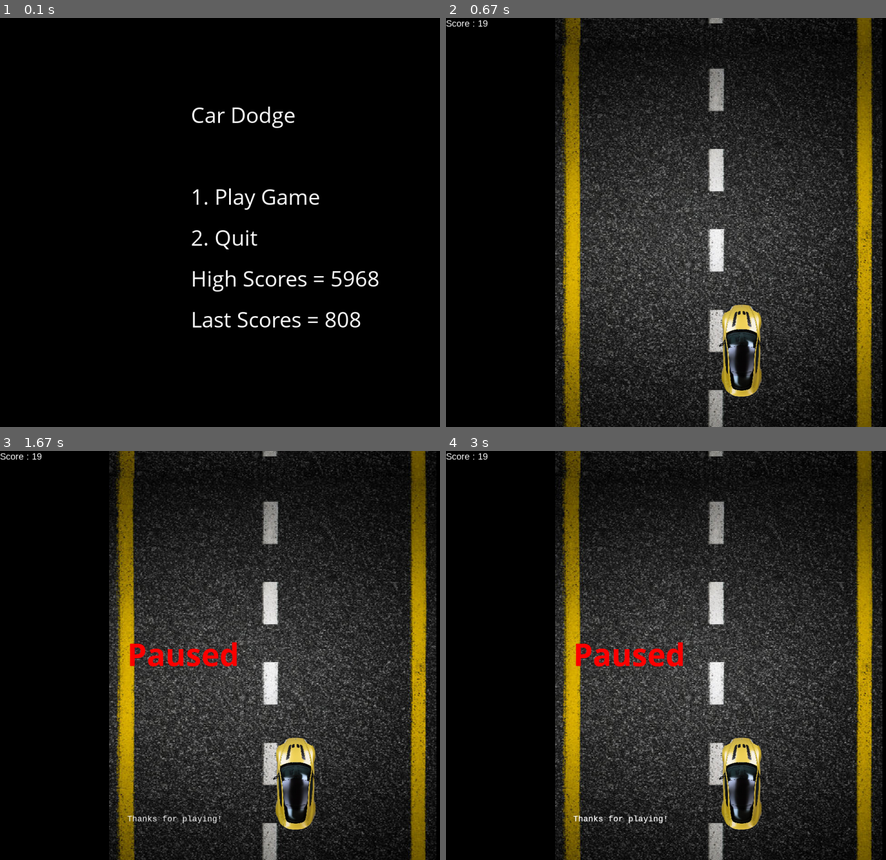
Above: before the commit, frames 1-4 (two rows, left to right).
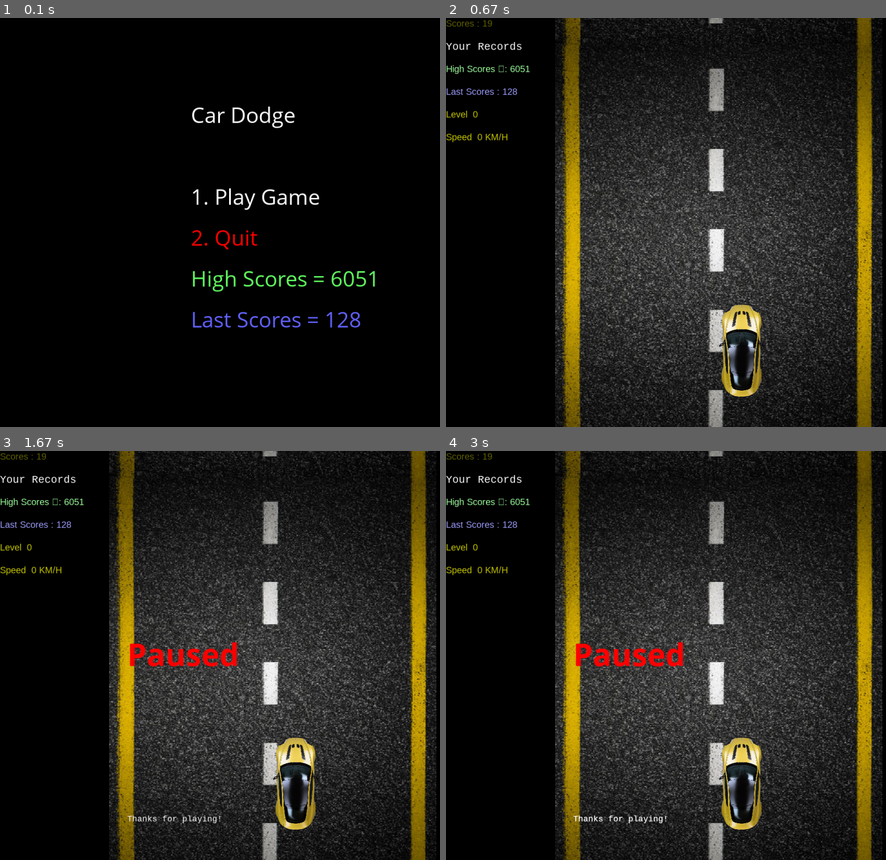
Above: after the commit, the same moments.

Repository: Exaucee-09/Road_Dash_2D_car_pygame
Game: pygame game, started from index.py
Two runs of this game, one before a commit and one after it. Both use one fixed random seed, a clock stepped at 60 frames per second and the inputs below.
Inputs:
- Up to frame 1 (0.1 s): no input
- Up to frame 2 (0.67 s): tap 1 at 0.33 s
- Up to frame 3 (1.67 s): hold P 0.67-1.13 s
- Up to frame 4 (3 s): no input

The runs differ from the first frame. In frame 1, 1.3% of the frame differs, in the area x 43-87%, y 51-76%; in frame 2, 0.7%; in frame 3, 0.7%; in frame 4, 0.7%.

Commit message:
new updates

Diff:
--- a/history/scores.txt
+++ b/history/scores.txt
@@ -1,2 +1,2 @@
-highest_score = 5968
-last_score = 808
+highest_score = 6051
+last_score = 128
--- a/index.py
+++ b/index.py
@@ -13,6 +13,7 @@
 player_car4_path = os.path.join(os.getcwd(), 'img/bugatti.png')
 player_car5_path = os.path.join(os.getcwd(), 'img/rolls.png')
 player_car6_path = os.path.join(os.getcwd(), 'img/keonig.png')
+player_car7_path = os.path.join(os.getcwd(), 'img/benz1-fotor.png')
 player_bike_path = os.path.join(os.getcwd(), 'img/bike-fotor.png')
 
 enemy_car1_path = os.path.join(os.getcwd(), 'img/police-car2.png')
@@ -26,8 +27,9 @@
 backGround_img_path = os.path.join(os.getcwd(), 'img/')
 backGround_sound_path = os.path.join(os.getcwd(), 'sounds/gamemusic-6082.mp3')
 crash_sound_path = os.path.join(os.getcwd(), 'sounds/mixkit-truck-crash-with-explosion-1616.wav')
-new_level_sound_path = os.path.join(os.getcwd(), 'sounds/new_level.mp3')
+new_level_sound_path = os.path.join(os.getcwd(), 'sounds/levelup.wav')
 game_sound_start = os.path.join(os.getcwd(), 'sounds/futuristic-logo-3-versions-149429.mp3')
+
 # Connect to Arduino
 arduino = serial.Serial('/dev/ttyACM0', 9600)
 
@@ -101,15 +103,18 @@
     return scaled_car_image, target_width, target_height
 
 
+increase_speed = (100, 200, 300, 600, 900, 1200, 1500, 1800, 2100, 2400, 2700, 3000, 3300, 3600, 3900, 4200, 4500, 4800,
+                  5100, 5400, 5700, 6000, 6300, 6600, 6900, 7200, 7500, 7800, 8100)
+
+levels = (1000, 2000, 3000, 4000, 5000, 6000, 7000, 8000, 9000, 10000)
+
+
 class CarRacing:
     def __init__(self):
         pygame.init()
         pygame.mixer.init()
         self.display_width = 1200
         self.display_height = 900
-        self.black = (0, 0, 0)
-        self.white = (255, 255, 255)
-        self.red = (255, 0, 0)
         self.clock = pygame.time.Clock()
         self.gameDisplay = None
         self.crashed = False
@@ -118,6 +123,7 @@
         self.m_right = int(self.display_width * (4 / 5) - 90)
         self.m_left = int(self.display_width * (1 / 5) + 40)
         self.count = 0
+        self.h_scores, self.l_scores = read_scores()
         # player car
         self.player_car, self.scaled_car_width, car_height = scale_car(player_car2_path)
         self.car_x_coordinate = (self.display_width * 0.5)
@@ -129,7 +135,7 @@
         self.bgImg = pygame.transform.scale(self.bgImg, (self.bg_img_width, self.bg_img_height))
         self.bg_speed = 3
         self.bg_x = int(self.display_width * (1 / 5))
-        self.bg_y = 0;
+        self.bg_y = 0
         # Enemy Car
         self.enemy_car, self.enemy_car_width, self.enemy_car_height = scale_car(enemy_car1_path)
         self.enemy_car_start_x = random.randrange(self.bg_x, self.m_right)
@@ -155,18 +161,17 @@
         self.game_menu_sound.play()
         l_high_score, last_score = read_scores()
         menu_font = pygame.font.SysFont("comicsansms", 50)
-        white = (255, 255, 255)
         menu_loop = True
         while menu_loop:
             self.gameDisplay.fill((0, 0, 0))  # Fill the background with black
-            menu_text = menu_font.render("Car Dodge", True, white)
+            menu_text = menu_font.render("Car Dodge", True, (255, 255, 255))
             self.gameDisplay.blit(menu_text, (self.display_width * 0.35, self.display_height * 0.2))
-            play_text = menu_font.render("1. Play Game", True, white)
+            play_text = menu_font.render("1. Play Game", True, (255, 255, 255))
             self.gameDisplay.blit(play_text, (self.display_width * 0.35, self.display_height * 0.4))
-            quit_text = menu_font.render("2. Quit", True, white)
+            quit_text = menu_font.render("2. Quit", True, (255, 0, 0))
             self.gameDisplay.blit(quit_text, (self.display_width * 0.35, self.display_height * 0.5))
-            high_score_text = menu_font.render(f"High Scores = {l_high_score}", True, white)
-            last_score_text = menu_font.render(f"Last Scores = {last_score} ", True, white)
+            high_score_text = menu_font.render(f"High Scores = {l_high_score}", True, (100, 255, 100))
+            last_score_text = menu_font.render(f"Last Scores = {last_score} ", True, (100, 100, 255))
             self.gameDisplay.blit(high_score_text, (self.display_width * 0.35, self.display_height * 0.6))
             self.gameDisplay.blit(last_score_text, (self.display_width * 0.35, self.display_height * 0.7))
             pygame.display.update()
@@ -239,7 +244,7 @@
                     if arduino_data == 2:
                         self.car_y_coordinate += 20  # Move backward
 
-                self.gameDisplay.fill(self.black)
+                self.gameDisplay.fill((0, 0, 0))
                 # Logic to loop road image
                 self.bg_y += self.bg_speed
                 if self.bg_y >= self.display_height:
@@ -254,18 +259,16 @@
                     self.enemy_car_start_x = random.randrange(self.m_left, self.m_right)
 
                 self.car(self.car_x_coordinate, self.car_y_coordinate)
-                self.highscore(self.count)
+                self.highscore_and_speed()
                 self.count += 1
-                self.increase_speed()
+                self.score_reward_vehicle()
                 self.detect_collisions()
-                self.handle_special_score()
-
                 pygame.display.update()
                 self.clock.tick(60)
 
     def display_message(self, msg):
         font = pygame.font.SysFont("comicsansms", 72, True)
-        text = font.render(msg, True, self.red)
+        text = font.render(msg, True, (255, 0, 0))
         self.gameDisplay.blit(text, (self.m_left, self.display_width * 1 / 3))
         self.display_credit()
         pygame.display.update()
@@ -276,59 +279,56 @@
         self.gameDisplay.blit(self.enemy_car, (thingx, thingy))
 
     def change_vehicle(self):
-        if self.count < 2000:
+        if self.count < 2000 or self.count > 5000:
             if self.count % 3 == 0:
                 self.player_car, self.scaled_car_width, car_height = scale_car(player_car1_path)
             elif self.count % 2 == 0:
-                self.player_car, self.scaled_car_width, car_height = scale_car(player_car2_path)
+                self.player_car, self.scaled_car_width, car_height = scale_car(player_car7_path)
             else:
                 self.player_car, self.scaled_car_width, car_height = scale_car(player_bike_path)
 
-    def handle_special_score(self):
-        level_font = pygame.font.SysFont("comicsansms", 50)
-        if self.count in (1000, 2000, 3000, 4000, 5000, 6000):
-            start_time = pygame.time.get_ticks()
-            display_duration = 3000  # Display the message for 3000 milliseconds (adjust as needed)
-
-            while pygame.time.get_ticks() - start_time < display_duration:
-                menu_text = level_font.render(f"New level with {self.count} scores", True, (255, 200, 255))
-                pygame.mixer.Sound(new_level_sound_path).play()
-                self.gameDisplay.blit(menu_text, (self.display_width * 0.45, self.display_height * 0.4))
-                pygame.display.update()
-
-    def increase_speed(self):
+    def score_reward_vehicle(self):
         if self.count > 5000:
-            self.bg_speed = 15
-            self.enemy_car_speed = 17
             self.player_car, self.scaled_car_width, car_height = scale_car(player_car6_path)
             self.enemy_car, self.enemy_car_width, self.enemy_car_height = scale_car(enemy_car4_path)
         elif self.count > 4000:
-            self.bg_speed = 13
-            self.enemy_car_speed = 15
             self.player_car, self.scaled_car_width, car_height = scale_car(player_car5_path)
             self.enemy_car, self.enemy_car_width, self.enemy_car_height = scale_car(enemy_car3_path)
         elif self.count > 3000:
-            self.bg_speed = 12
-            self.enemy_car_speed = 13.5
             self.player_car, self.scaled_car_width, car_height = scale_car(player_car4_path)
             self.enemy_car, self.enemy_car_width, self.enemy_car_height = scale_car(enemy_car2_path)
         elif self.count > 2000:
-            self.bg_speed = 9
-            self.enemy_car_speed = 10
             self.player_car, self.scaled_car_width, car_height = scale_car(player_car3_path)
             self.enemy_car, self.enemy_car_width, self.enemy_car_height = scale_car(enemy_car1_path)
         elif self.count > 1000:
             self.bg_speed = 6
             self.enemy_car_speed = 7.5
 
-    def highscore(self, count):
+    def highscore_and_speed(self):
         font = pygame.font.SysFont("arial", 20)
-        text = font.render("Score : " + str(count), True, self.white)
+        font2 = pygame.font.SysFont("lucidaconsole", 23)
+        text = font.render("Scores : "+str(self.count), True, (100, 100, 0))
+        text1 = font2.render("Your Records", True, (255, 255, 255))
+        text2 = font.render(f"High Scores \n: {self.h_scores}", True, (160, 255, 160))
+        text3 = font.render(f"Last Scores : {self.l_scores}", True, (160, 160, 255))
         self.gameDisplay.blit(text, (0, 0))
+        self.gameDisplay.blit(text1, (0, 50))
+        self.gameDisplay.blit(text2, (0, 100))
+        self.gameDisplay.blit(text3, (0, 150))
+        speed_text = font.render(f"Speed  {int(self.count/100)} KM/H ", True, (200, 200, 0))
+        menu_text = font.render(f"Level  {int(self.count/1000)} ", True, (200, 200, 0))
+        self.gameDisplay.blit(menu_text, (0, 200))
+        self.gameDisplay.blit(speed_text, (0, 250))
+        if self.count in increase_speed:
+            self.bg_speed += 1 + float(self.count / 1000.0)
+            self.enemy_car_speed += 2 + float(self.count / 1000.0)
+        if self.count in levels:
+            pygame.mixer.Sound(new_level_sound_path).play()
+        pygame.display.update()
 
     def display_credit(self):
         font = pygame.font.SysFont("lucidaconsole", 18)
-        text = font.render("Thanks for playing!", True, self.white)
+        text = font.render("Thanks for playing!", True, (255, 255, 255))
         self.gameDisplay.blit(text, (self.m_left, self.display_width * 2 / 3))
 
 
Not shown, added: sounds/levelup.wav
